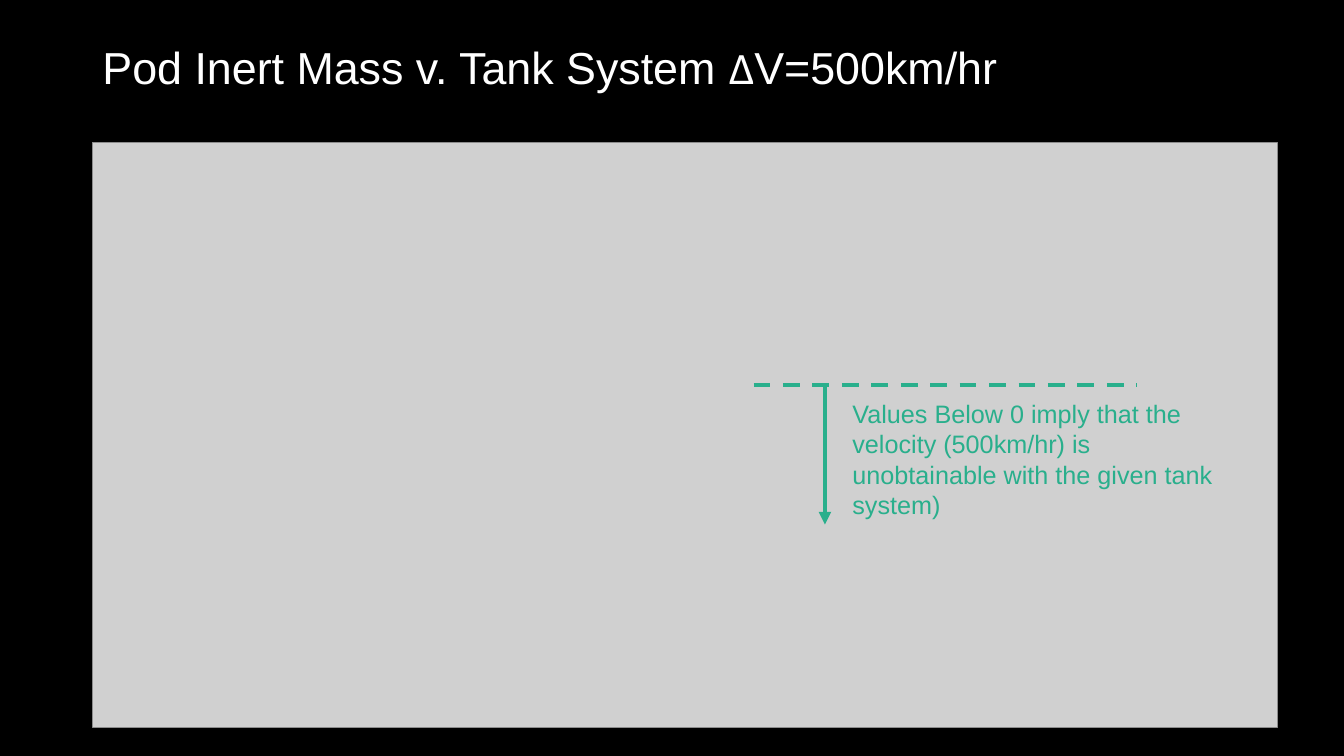
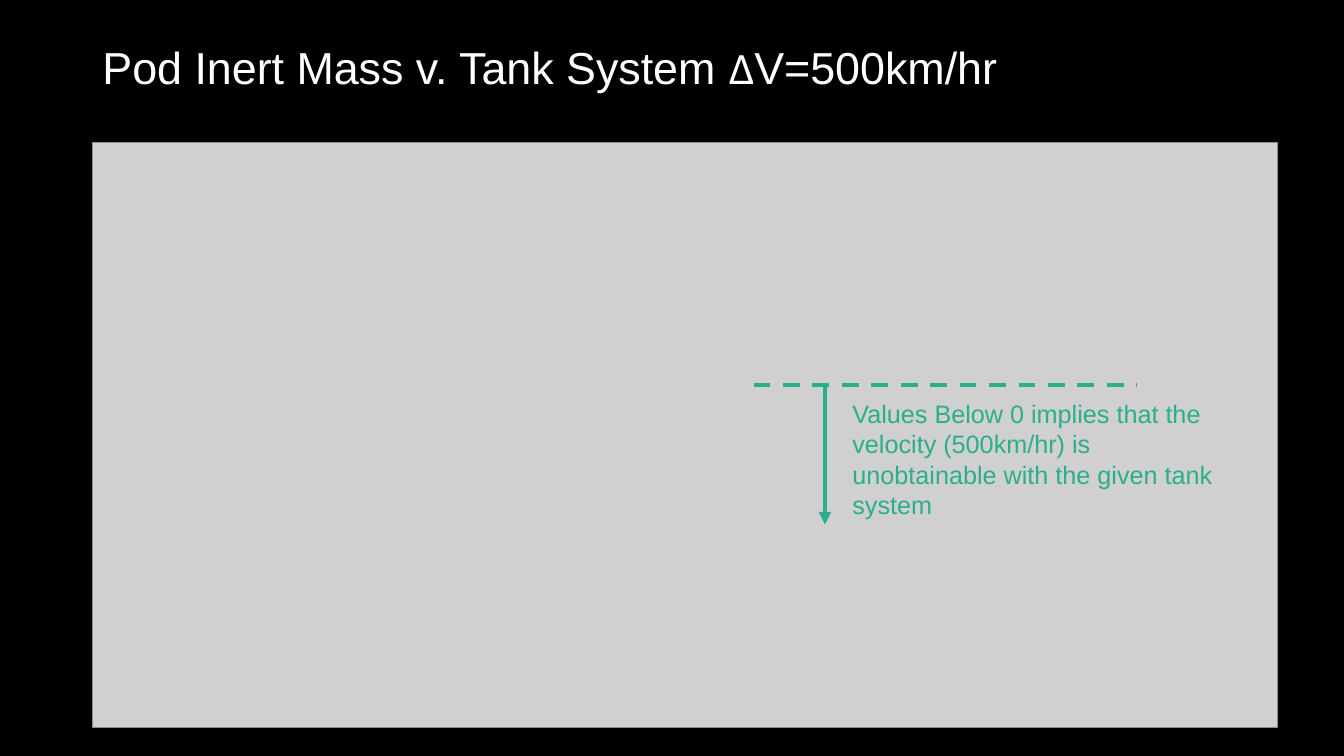
Before and after one commit to Kent1701/Cal_Poly_SLO_Hyperloop_Propulsion_2019_2020, a slide deck: slide 8 of Presentations/CDR_Prop.pptx. Drawn at 1344x756 pixels with LibreOffice and Linux fonts; fonts in the diff are those of the drawing; grey boxes stand for pictures. Boxes give left, top, right and bottom in pixels: in the first picture for what was removed or moved away, otherwise in the second. Text is boxed around its words. In the diff, an @@ line names an element or a change of style, - is before the commit and + after.

```diff
--- a/Presentations/CDR_Prop.pptx
+++ b/Presentations/CDR_Prop.pptx
@@ text at <box>852,404,1213,519</box>: text changed @@
-Values Below 0 imply that the velocity (500km/hr) is unobtainable with the given tank system)
+Values Below 0 implies that the velocity (500km/hr) is unobtainable with the given tank system
```
Also in this commit, not shown: 2 other slides changed, 6 slides added, 3 slides removed, 21 other files.
